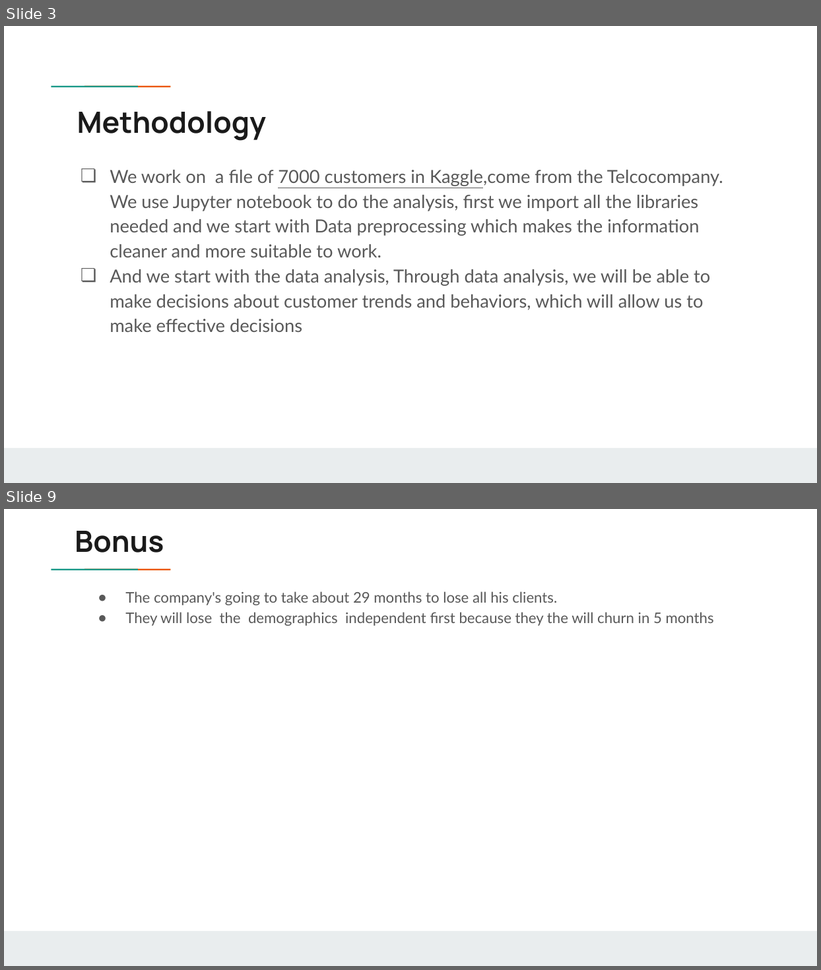
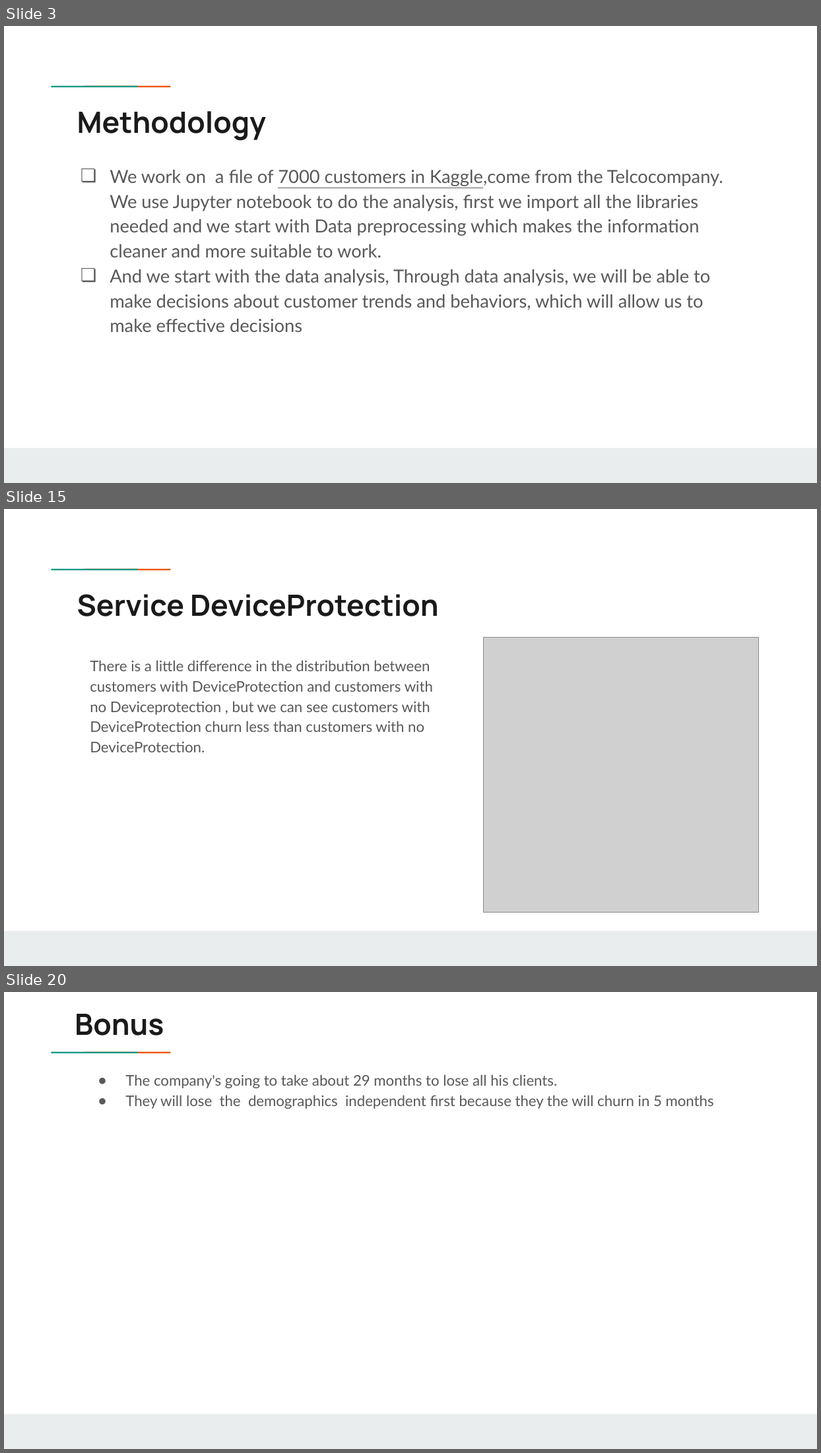
Before and after one commit to Chvava11/Bi_project_customer_churn, a slide deck: Result/Vanessa’s project .pptx. Shown one above the other, each under a label of ours: slides 3 and 9 before the commit, slides 3, 15 and 20 after it; the slides between them are not shown. The pictures are 821x970 and 821x1453 pixels, drawn with LibreOffice and Linux fonts; fonts in the diff are those of the drawing; grey boxes stand for pictures; background and template pictures are left out. Boxes give left, top, right and bottom in pixels: in the first picture for what was removed or moved away, otherwise in the second. Text is boxed around its words. In the diff, an @@ line names an element or a change of style, - is before the commit and + after.

```diff
--- a/Result/Vanessa’s project .pptx
+++ b/Result/Vanessa’s project .pptx
@@ slide 15 added at <box>4,509,817,966</box>, background #FFFFFF; not listed: 3 template elements that a slide beside it also shows @@
@@ title added at <box>77,594,439,617</box>, 26 pt, text #1A1A1A, bold @@
+Service DeviceProtection
@@ picture added at <box>484,638,760,913</box> @@
@@ text added at <box>90,660,433,753</box>, 13 pt, text #595959 @@
+There is a little difference in the distribution between customers with DeviceProtection and customers with no Deviceprotection , but we can see customers with DeviceProtection churn less than customers with no DeviceProtection.
@@ what was slide 9 is now slide 20 @@
```
Also in this commit, not shown: 6 slides changed, 14 other slides added, 2 slides removed, 1 other file.
